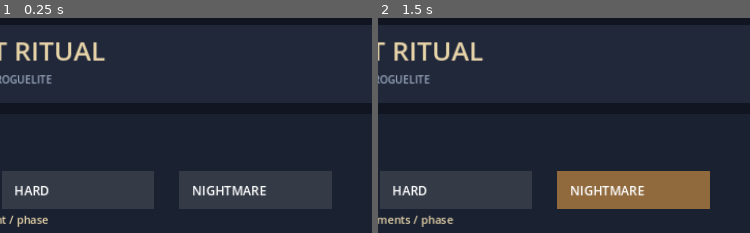
Above: before the commit, frames 1-2 (left to right).
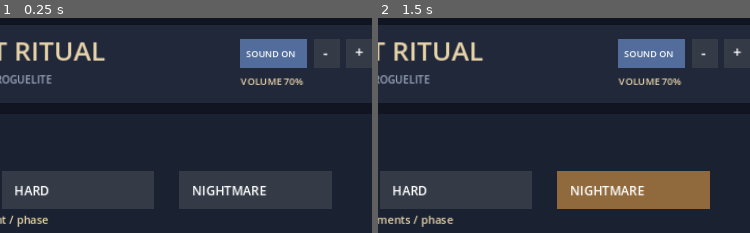
Above: after the commit, the same moments.

Repository: DoctorStrangeSH/Last-Ritual
Game: Godot game, scene res://scenes/run_loop.tscn
Two runs of this game, one before a commit and one after it. Both use one fixed random seed, a clock stepped at 60 frames per second and the inputs below.
Inputs (mouse positions are % of the whole screen's width and height, from its top left):
- Up to frame 1 (0.25 s): no input
- Up to frame 2 (1.5 s): tap Enter at 0.5 s; move the mouse to (72, 44) at 0.52 s; hold Right (ui_right) 0.53-1.28 s; tap R at 0.6, 1.35 s; click (72, 44) at 0.67 s; tap Space at 1.25 s; move the mouse to (27, 54) at 1.27 s; hold Down (ui_down) from 1.28 s (still down)
The pictures show only the part of the screen within x 38-88%, y 0-50%; the shares and areas given below are measured in that part.

The runs differ from the first frame. In frame 1, 2.9% of the frame differs, in the area x 64-98%, y 9-32%; in frame 2, 2.9%.

Commit message:
V5: настройки громкости и отключения звука (#93)
* feat(v5): define persistent audio settings and hub controls

* feat(v5): load and persist master volume and mute settings

* feat(v5): wire mouse clicks to mute and volume buttons

* ui(v5): render persistent sound controls in hub header

* test(v5): cover audio control layout, mute, volume and config persistence

* docs(v5): reconcile audio milestone statuses and track persistent audio settings

* fix(ui): show hub audio controls only while hub is active

Diff:
--- a/scripts/run_loop.gd
+++ b/scripts/run_loop.gd
@@ -4,6 +4,9 @@
 const TD_SCENE: PackedScene = preload("res://scenes/topdown_td_prototype.tscn")
 const META_SCRIPT = preload("res://scripts/meta_progression.gd")
 var meta = META_SCRIPT.new()
+var audio_volume := 0.7
+var audio_muted := false
+var audio_settings_path := "user://last_ritual_audio.cfg"
 var phase := "hub" # hub, day, night, reward, victory, defeat
 var phase_count := 0
 var difficulty := 0 # 0 normal, 1 hard, 2 nightmare
@@ -23,9 +26,49 @@
 const DAY_BUTTON := Rect2(210, 338, 300, 82)
 const NIGHT_BUTTON := Rect2(642, 338, 300, 82)
 const REWARD_BUTTONS := [Rect2(80, 370, 225, 100), Rect2(350, 370, 225, 100), Rect2(620, 370, 225, 100), Rect2(890, 370, 225, 100)]
+const AUDIO_MUTE_BUTTON := Rect2(810, 52, 96, 42)
+const AUDIO_DOWN_BUTTON := Rect2(916, 52, 38, 42)
+const AUDIO_UP_BUTTON := Rect2(962, 52, 38, 42)
 
 func _ready() -> void:
     meta.load_profile()
+    load_audio_settings()
+    queue_redraw()
+
+func load_audio_settings() -> void:
+    var config := ConfigFile.new()
+    if config.load(audio_settings_path) == OK:
+        audio_volume = clampf(float(config.get_value("audio", "volume", 0.7)), 0.0, 1.0)
+        audio_muted = bool(config.get_value("audio", "muted", false))
+    apply_audio_settings()
+
+func save_audio_settings() -> bool:
+    var config := ConfigFile.new()
+    config.set_value("audio", "volume", audio_volume)
+    config.set_value("audio", "muted", audio_muted)
+    return config.save(audio_settings_path) == OK
+
+func apply_audio_settings() -> void:
+    var master_bus := AudioServer.get_bus_index("Master")
+    if master_bus < 0:
+        return
+    AudioServer.set_bus_mute(master_bus, audio_muted)
+    AudioServer.set_bus_volume_db(master_bus, linear_to_db(maxf(audio_volume, 0.001)))
+
+func adjust_audio_volume(step: float) -> bool:
+    var next_volume := clampf(audio_volume + step, 0.0, 1.0)
+    if is_equal_approx(next_volume, audio_volume):
+        return false
+    audio_volume = next_volume
+    apply_audio_settings()
+    save_audio_settings()
+    queue_redraw()
+    return true
+
+func toggle_audio_mute() -> void:
+    audio_muted = not audio_muted
+    apply_audio_settings()
+    save_audio_settings()
     queue_redraw()
 
 func set_difficulty(level: int) -> bool:
@@ -121,6 +164,18 @@
         return
     var point: Vector2 = event.position
     if phase == "hub":
+        if AUDIO_MUTE_BUTTON.has_point(point):
+            toggle_audio_mute()
+            get_viewport().set_input_as_handled()
+            return
+        if AUDIO_DOWN_BUTTON.has_point(point):
+            adjust_audio_volume(-0.1)
+            get_viewport().set_input_as_handled()
+            return
+        if AUDIO_UP_BUTTON.has_point(point):
+            adjust_audio_volume(0.1)
+            get_viewport().set_input_as_handled()
+            return
         for i in range(DIFFICULTY_BUTTONS.size()):
             if DIFFICULTY_BUTTONS[i].has_point(point) and set_difficulty(i):
                 get_viewport().set_input_as_handled()
@@ -175,6 +230,13 @@
     draw_string(ThemeDB.fallback_font, Vector2(355, 116), "A TOP-DOWN ROGUELITE", HORIZONTAL_ALIGNMENT_LEFT, -1, 15, Color("#9da9bf"))
     match phase:
         "hub":
+            draw_rect(AUDIO_MUTE_BUTTON, Color("#526d9b") if not audio_muted else Color("#754452"))
+            draw_string(ThemeDB.fallback_font, AUDIO_MUTE_BUTTON.position + Vector2(8, 26), "SOUND ON" if not audio_muted else "SOUND OFF", HORIZONTAL_ALIGNMENT_LEFT, -1, 13, Color.WHITE)
+            draw_rect(AUDIO_DOWN_BUTTON, Color("#343b47"))
+            draw_rect(AUDIO_UP_BUTTON, Color("#343b47"))
+            draw_string(ThemeDB.fallback_font, AUDIO_DOWN_BUTTON.position + Vector2(13, 27), "-", HORIZONTAL_ALIGNMENT_LEFT, -1, 21, Color.WHITE)
+            draw_string(ThemeDB.fallback_font, AUDIO_UP_BUTTON.position + Vector2(13, 27), "+", HORIZONTAL_ALIGNMENT_LEFT, -1, 21, Color.WHITE)
+            draw_string(ThemeDB.fallback_font, Vector2(810, 118), "VOLUME %d%%" % roundi(audio_volume * 100.0), HORIZONTAL_ALIGNMENT_LEFT, -1, 14, Color("#e7d3a8"))
             draw_rect(Rect2(72, 160, 1008, 300), Color("#1a2232"))
             draw_string(ThemeDB.fallback_font, Vector2(104, 198), "RUN %d / 6" % (phase_count + 1), HORIZONTAL_ALIGNMENT_LEFT, -1, 21, Color.WHITE)
             draw_string(ThemeDB.fallback_font, Vector2(300, 198), "CHOOSE DIFFICULTY", HORIZONTAL_ALIGNMENT_LEFT, -1, 16, Color("#9da9bf"))
--- a/tests/topdown_smoke.gd
+++ b/tests/topdown_smoke.gd
@@ -180,6 +180,30 @@
         check(layout_probe.DIFFICULTY_BUTTONS.size() == 3 and layout_probe.DAY_BUTTON.position.y > layout_probe.DIFFICULTY_BUTTONS[0].end.y, "Hub difficulty and phase controls have vertical separation")
         check(layout_probe.META_HERO_BUTTON.position.y >= 474 and layout_probe.META_TREASURY_BUTTON.position.y >= 474, "Permanent upgrades sit in lower hub panel")
         check(not layout_probe.META_HERO_BUTTON.intersects(layout_probe.META_TREASURY_BUTTON), "Permanent upgrade cards do not overlap")
+        check(layout_probe.AUDIO_MUTE_BUTTON.intersects(Rect2(72, 32, 1008, 112)) and not layout_probe.AUDIO_MUTE_BUTTON.intersects(layout_probe.AUDIO_UP_BUTTON), "Audio controls fit in the header without overlap")
+        root.add_child(layout_probe)
+        var original_audio_volume: float = layout_probe.audio_volume
+        var original_audio_muted: bool = layout_probe.audio_muted
+        layout_probe.audio_settings_path = "user://last_ritual_audio_smoke.cfg"
+        layout_probe.audio_volume = 0.4
+        layout_probe.audio_muted = true
+        check(layout_probe.save_audio_settings(), "Audio settings save to config")
+        layout_probe.apply_audio_settings()
+        var audio_reload = run_scene.instantiate()
+        root.add_child(audio_reload)
+        audio_reload.audio_settings_path = layout_probe.audio_settings_path
+        audio_reload.load_audio_settings()
+        check(is_equal_approx(audio_reload.audio_volume, 0.4) and audio_reload.audio_muted, "Audio volume and mute restore from config")
+        check(audio_reload.adjust_audio_volume(0.1) and is_equal_approx(audio_reload.audio_volume, 0.5), "Audio volume adjusts in ten-percent steps")
+        audio_reload.toggle_audio_mute()
+        check(not audio_reload.audio_muted, "Mute button toggles audio back on")
+        audio_reload.load_audio_settings()
+        check(is_equal_approx(audio_reload.audio_volume, 0.5) and not audio_reload.audio_muted, "Changed audio settings persist")
+        audio_reload.audio_volume = original_audio_volume
+        audio_reload.audio_muted = original_audio_muted
+        audio_reload.apply_audio_settings()
+        DirAccess.remove_absolute(ProjectSettings.globalize_path("user://last_ritual_audio_smoke.cfg"))
+        audio_reload.queue_free()
         layout_probe.queue_free()
     check(run_scene != null, "Unified day-night run scene loads")
     if run_scene != null:
Not shown, changed: docs/ROADMAP.md
